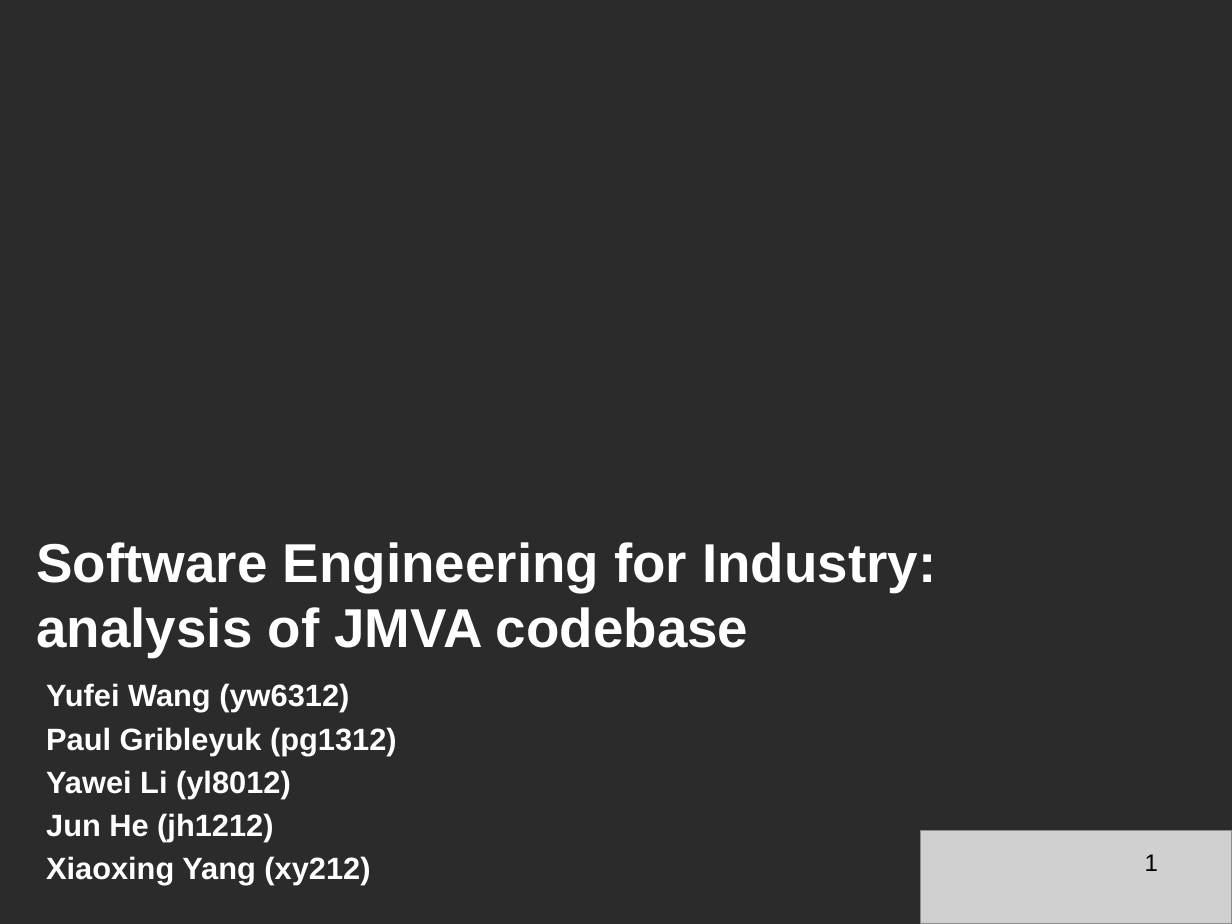
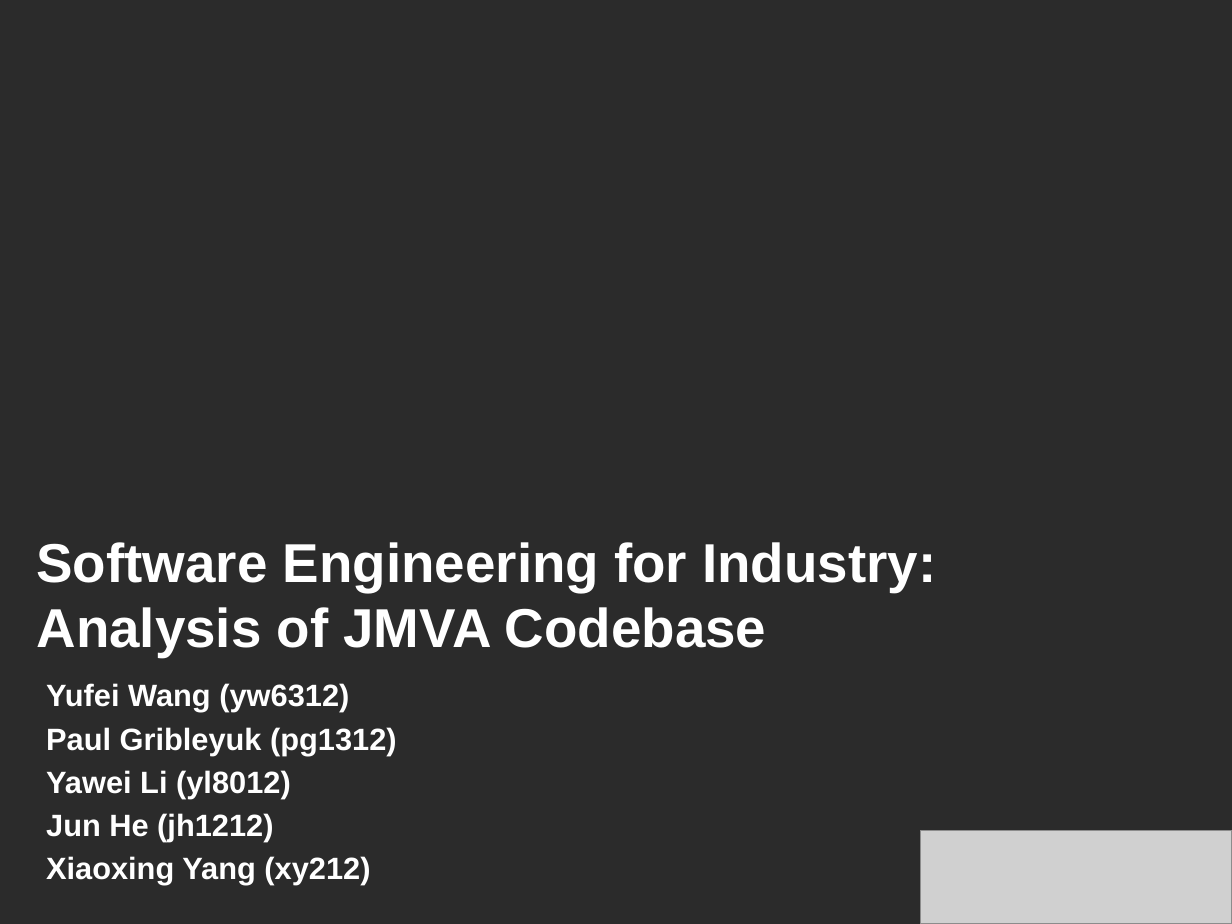
Before and after one commit to pavelgrib/SE_CW1, a slide deck: slide 1 of jmva_presentation.pptx. Drawn at 1232x924 pixels with LibreOffice and Linux fonts; fonts in the diff are those of the drawing; grey boxes stand for pictures; background and template pictures are left out; a plain dark background stands for a picture behind light text. Boxes give left, top, right and bottom in pixels: in the first picture for what was removed or moved away, otherwise in the second. Text is boxed around its words. In the diff, an @@ line names an element or a change of style, - is before the commit and + after.

```diff
--- a/jmva_presentation.pptx
+++ b/jmva_presentation.pptx
@@ title at <box>36,542,936,657</box>: text changed @@
-Software Engineering for Industry: analysis of JMVA codebase
+Software Engineering for Industry: Analysis of JMVA Codebase
@@ page number removed at <box>1145,854,1158,871</box> @@
-1
```
Also in this commit, not shown: 8 other slides changed, 3 other files.
